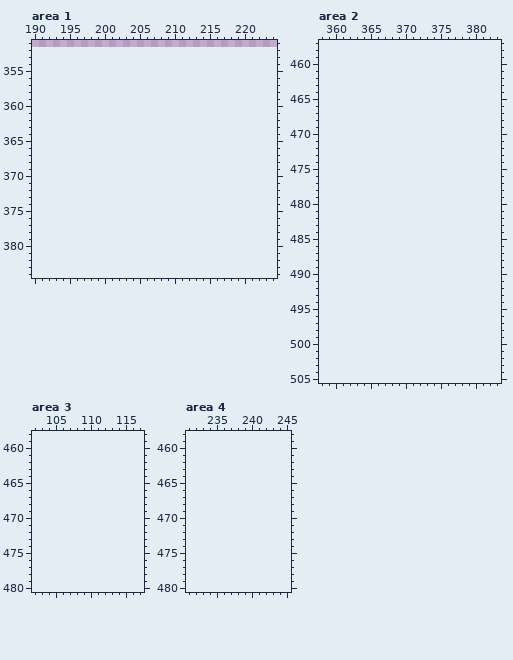
Pixel-art file, stored at art/tilemap.aseprite. The picture above is the old version.
384x352 pixels, 1 frame. Colours within 5 levels of each other are drawn and written as one. Shown: area 1: x 190..224, y 351..384; area 2: x 358..383, y 457..505; area 3: x 102..117, y 458..480; area 4: x 231..245, y 458..480. The old version is drawn lined up with the new one, on the new canvas. The commit also changed other parts of the picture, which this record leaves out.
Palette (. is transparent): 
The result:
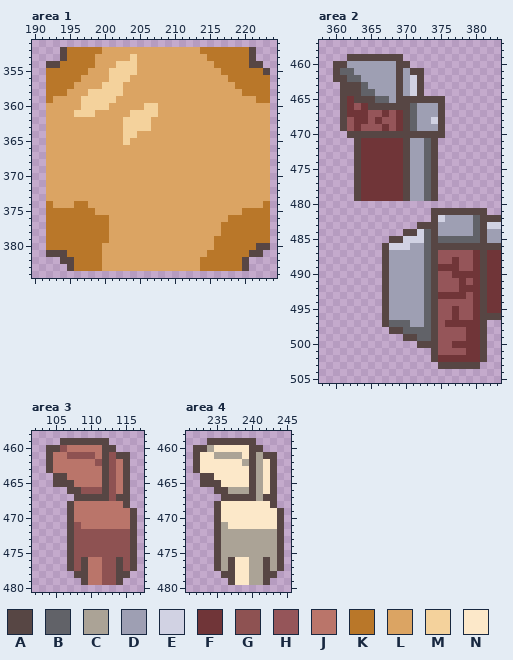
Colours new in this view: A #574644  B #616268  C #aba396  D #9e9fb3  E #d1d2e3  F #703538  G #8e5252  H #955559  J #ba756a  K #b97729  L #dba463  M #f4d29c  N #fce8c9
From old to new:
canvas 384x352 -> 384x608
Changed rows in their new state; - is an unchanged pixel.
Area 1:
first column x 192:
352 --AKKKKKLLLLLLLLLLLLLLKKKKKKKA--
353 --AKKKKLLLLLMLLLLLLLLLLKKKKKKA--
354 AAKKKKKLLLMMMLLLLLLLLLLLKKKKKAA-
355 KKKKKKLLLMMMMLLLLLLLLLLLLKKKKKKA
356 KKKKKLLLLMMMLLLLLLLLLLLLLLKKKKKK
357 KKKKLLLLMMMLLLLLLLLLLLLLLLLKKKKK
358 KKKLLLMMMMMLLLLLLLLLLLLLLLLLKKKK
359 KLLLLMMMMMLLLLLLLLLLLLLLLLLLLLKK
360 LLLLLMMMMLLLLLMMLLLLLLLLLLLLLLLL
361 LLLLMMMLLLLLMMMMLLLLLLLLLLLLLLLL
362 LLLLLLLLLLLMMMMLLLLLLLLLLLLLLLLL
363 LLLLLLLLLLLMMMMLLLLLLLLLLLLLLLLL
364 LLLLLLLLLLLMMLLLLLLLLLLLLLLLLLLL
365 LLLLLLLLLLLMLLLLLLLLLLLLLLLLLLLL
366 LLLLLLLLLLLLLLLLLLLLLLLLLLLLLLLL
367 LLLLLLLLLLLLLLLLLLLLLLLLLLLLLLLL
368 LLLLLLLLLLLLLLLLLLLLLLLLLLLLLLLL
369 LLLLLLLLLLLLLLLLLLLLLLLLLLLLLLLL
370 LLLLLLLLLLLLLLLLLLLLLLLLLLLLLLLL
371 LLLLLLLLLLLLLLLLLLLLLLLLLLLLLLLL
372 LLLLLLLLLLLLLLLLLLLLLLLLLLLLLLLL
373 LLLLLLLLLLLLLLLLLLLLLLLLLLLLLLLL
374 KLLLKKLLLLLLLLLLLLLLLLLLLLLLLLLK
375 KKKKKKKLLLLLLLLLLLLLLLLLLLLLKKKK
376 KKKKKKKKKLLLLLLLLLLLLLLLLLKKKKKK
377 KKKKKKKKKLLLLLLLLLLLLLLLLKKKKKKK
378 KKKKKKKKKLLLLLLLLLLLLLLLLKKKKKKK
379 KKKKKKKKKLLLLLLLLLLLLLLLKKKKKKKK
380 KKKKKKKKLLLLLLLLLLLLLLLLKKKKKKAA
381 AAAKKKKKLLLLLLLLLLLLLLLKKKKKKAA-
382 --AAKKKKLLLLLLLLLLLLLLKKKKKKA---
383 ---AKKKKLLLLLLLLLLLLLLKKKKKKA---
Area 2:
first column x 360:
459 --AAAAAAAA--------------
460 AADDDDDDDAA-------------
461 ABBDDDDDDADAA-----------
462 AABBDDDDDADEA-----------
463 -AAABDDDDADEA-----------
464 -AAABBDDDADEA-----------
465 -AFAAABBDAAAAAAA--------
466 -AFHFAAAAAABDDDA--------
467 -AFFFHHFHFABDDDA--------
468 -AHFFHFHHFABDDEA--------
469 -AHFHHHFHFABDDDA--------
470 --AAAAAAAAAAAAAA--------
471 ---AFFFFFFADDBA---------
472 ---AFFFFFFADDBA---------
473 ---AFFFFFFADDBA---------
474 ---AFFFFFFADDBA---------
475 ---AFFFFFFADDBA---------
476 ---AFFFFFFADDBA---------
477 ---AFFFFFFADDBA---------
478 ---AFFFFFFADDBA---------
479 ---AFFFFFFADDBA---------
481 --------------AAAAAAAA--
482 --------------AEDDDDBAAA
483 ------------AAADDDDDBAEE
484 ----------AAEBADDDDDBADD
485 --------AAEEEBABBBBBBADD
486 -------AEEEDDBAAAAAAAAAA
487 -------ADDDDDBAHHHHHFAFF
488 -------ADDDDDBAHHFHHFAFF
489 -------ADDDDDBAFFFHHFAFF
490 -------ADDDDDBAHHFFFFAFF
491 -------ADDDDDBAHHHFHFAFF
492 -------ADDDDDBAHHHFFFAFF
493 -------ADDDDDBAFFFFHFAFF
494 -------ADDDDDBAHHHHHFAFF
495 -------ADDDDDBAHHFHHFAFF
496 -------ADDDDDBAHHFHHFAAA
497 -------ABBBDDBAHFFFFFA--
498 --------AABBBBAHHHHFFA--
499 ----------AABBAHHHHFFA--
500 ------------AAAHHFFFFA--
501 --------------AHHHHFFA--
502 --------------AFFFFFFA--
503 ---------------AAAAAA---
Area 3:
first column x 104:
459 --AAAAAAA----
460 AAGJJJJJAA---
461 AJJGGGGJAGAA-
462 AJJJJJJGAGJA-
463 AJJJJJJJAGJA-
464 -AAJJJJJAGJA-
465 -AAAJJJJAGJA-
466 ---AAGGGAGJA-
467 ----AAAAAGAA-
468 ---AJJJJJJJA-
469 ---AJJJJJJJJA
470 ---AJJJJJJJJA
471 ---AGJJJJJJJA
472 ---AGGGGGGGGA
473 ---AGGGGGGGGA
474 ---AGGGGGGGGA
475 ---AGGGGGGGGA
476 ---AGAJJGGAGA
477 ---AGAJJGGAGA
478 ----AAJJGGAA-
479 -----AJJGGA--
Area 4:
first column x 232:
459 --AAAAAAA----
460 AACNNNNNAA---
461 ANNCCCCNACAA-
462 ANNNNNNCACNA-
463 ANNNNNNNACNA-
464 -AANNNNNACNA-
465 -AAANNNNACNA-
466 ---AACCCACNA-
467 ----AAAAACAA-
468 ---ANNNNNNNA-
469 ---ANNNNNNNNA
470 ---ANNNNNNNNA
471 ---ACNNNNNNNA
472 ---ACCCCCCCCA
473 ---ACCCCCCCCA
474 ---ACCCCCCCCA
475 ---ACCCCCCCCA
476 ---ACANNCCACA
477 ---ACANNCCACA
478 ----AANNCCAA-
479 -----ANNCCA--
Where, in picture pixels (left, top, right, bottom), the same in both pictures:
added: (46, 47, 270, 271)
added: (333, 54, 501, 369)
added: (46, 438, 137, 585)
added: (193, 438, 284, 585)
